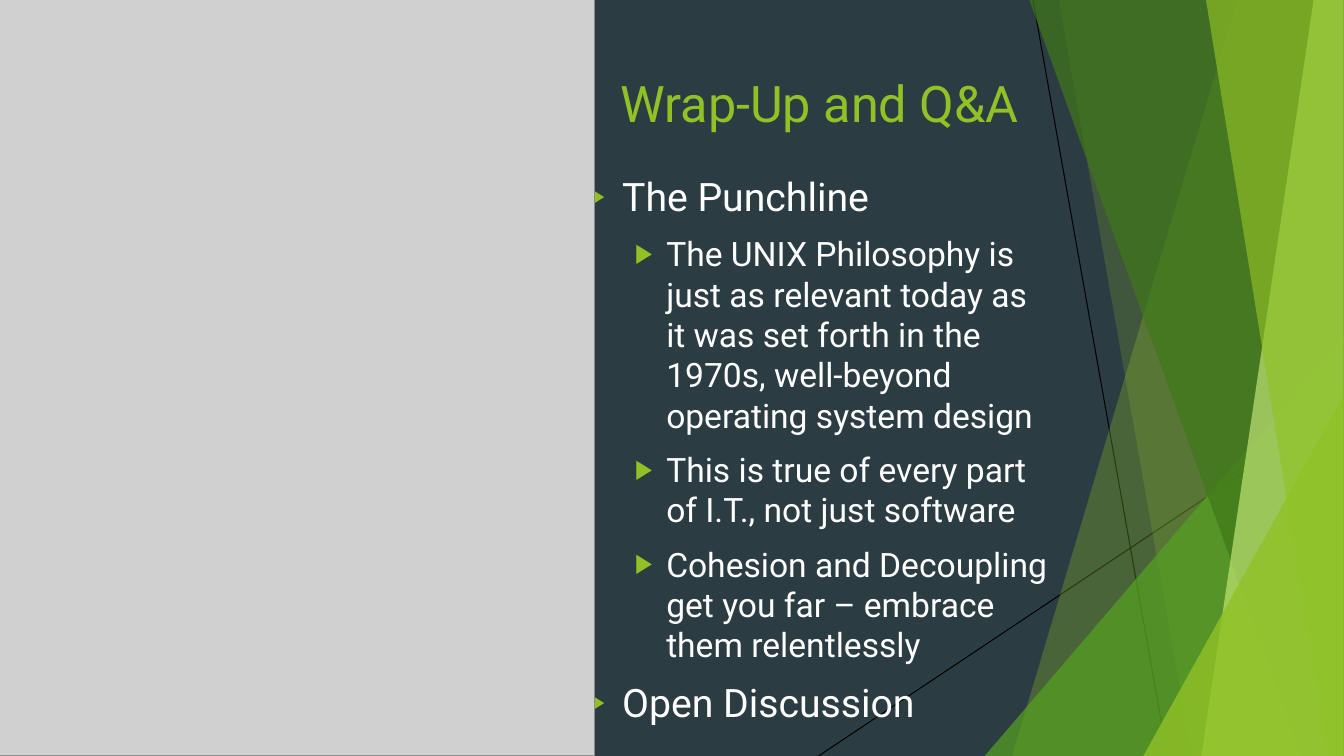
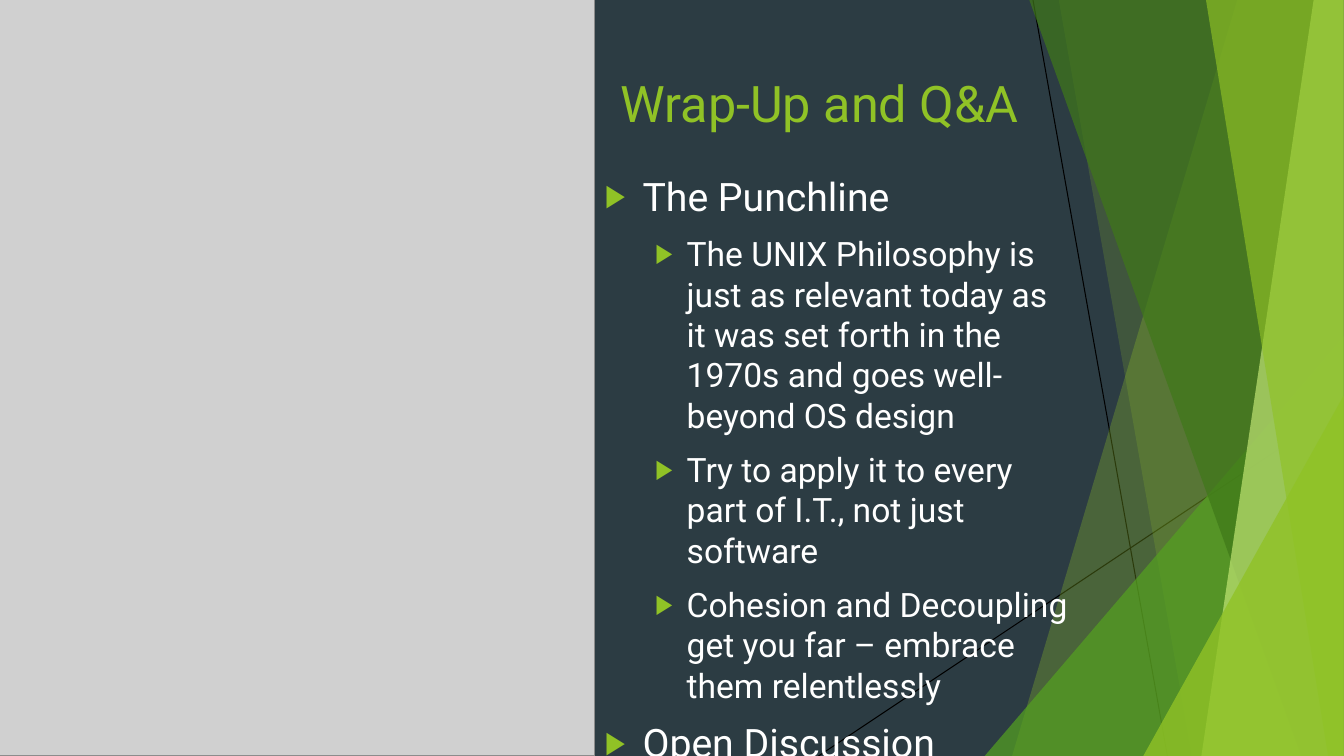
Before and after one commit to rudderfeet/the-unix-philosophy, a slide deck: slide 16 of The Unix Philosophy.pptx. Drawn at 1344x756 pixels with LibreOffice and Linux fonts; fonts in the diff are those of the drawing; grey boxes stand for pictures. Boxes give left, top, right and bottom in pixels: in the first picture for what was removed or moved away, otherwise in the second. Text is boxed around its words. In the diff, an @@ line names an element or a change of style, - is before the commit and + after.

```diff
--- a/The Unix Philosophy.pptx
+++ b/The Unix Philosophy.pptx
@@ text "The Punchline": place and size @@
-text "The Punchline" at box(622, 181, 1047, 728)
+text "The Punchline" at box(643, 181, 1068, 706)
@@ text at box(687, 240, 1048, 564): text changed @@
-  ▶ The UNIX Philosophy is just as relevant today as it was set forth in the 1970s, well-beyond operating system design
-  ▶ This is true of every part of I.T., not just software
+  ▶ The UNIX Philosophy is just as relevant today as it was set forth in the 1970s and goes well-beyond OS design
+  ▶ Try to apply it to every part of I.T., not just software
```
Also in this commit, not shown: 10 other slides changed.
